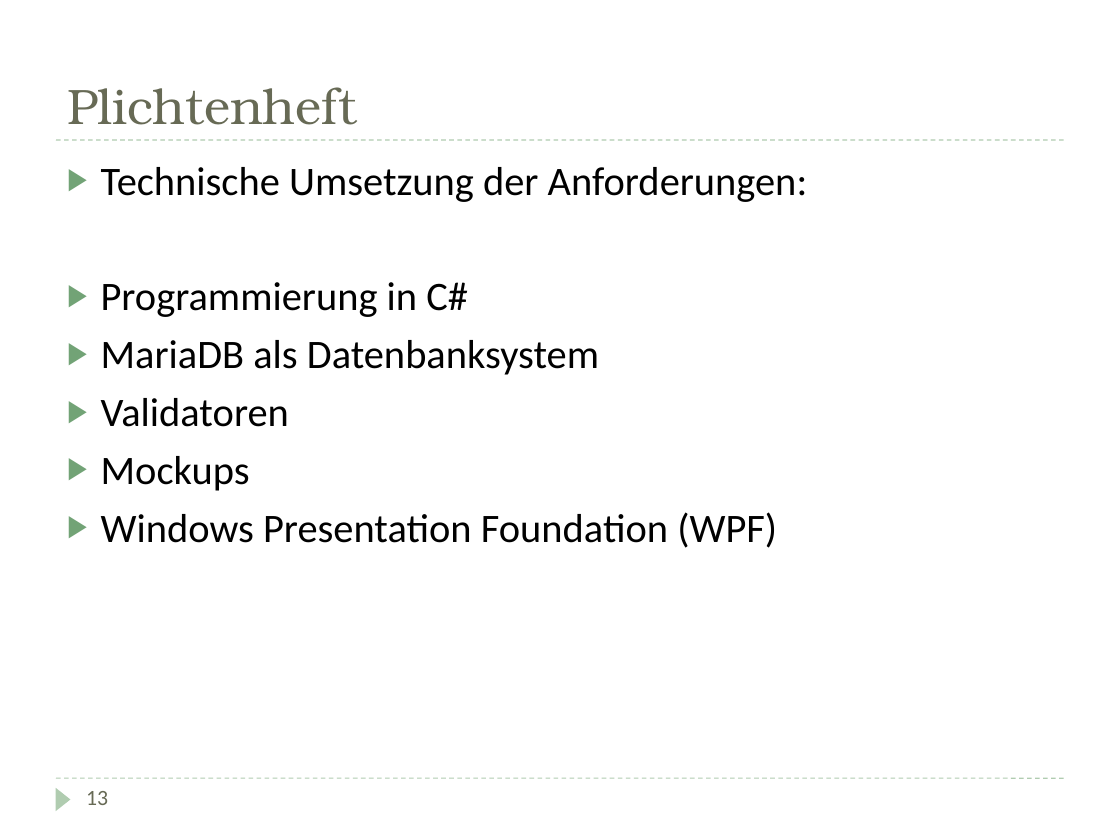
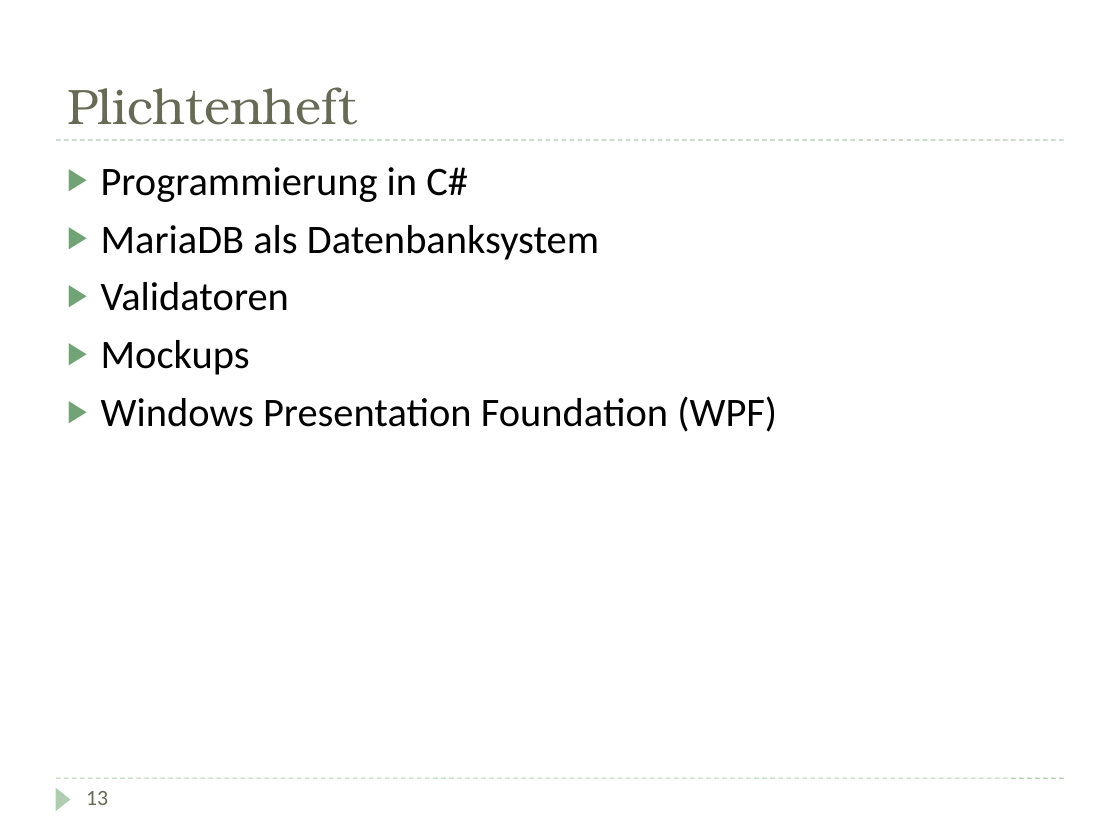
Before and after one commit to DarksideCode/Inventory-Management-System, a slide deck: slide 14 of Doku/Präsentation.pptx. Drawn at 1120x840 pixels with LibreOffice and Linux fonts; fonts in the diff are those of the drawing. Boxes give left, top, right and bottom in pixels: in the first picture for what was removed or moved away, otherwise in the second. Text is boxed around its words. In the diff, an @@ line names an element or a change of style, - is before the commit and + after.

```diff
--- a/Doku/Präsentation.pptx
+++ b/Doku/Präsentation.pptx
@@ text at [101,167,808,202]: paragraph removed @@
-▶ Technische Umsetzung der Anforderungen:
```
Also in this commit, not shown: 2 other slides changed, 2 other files.
